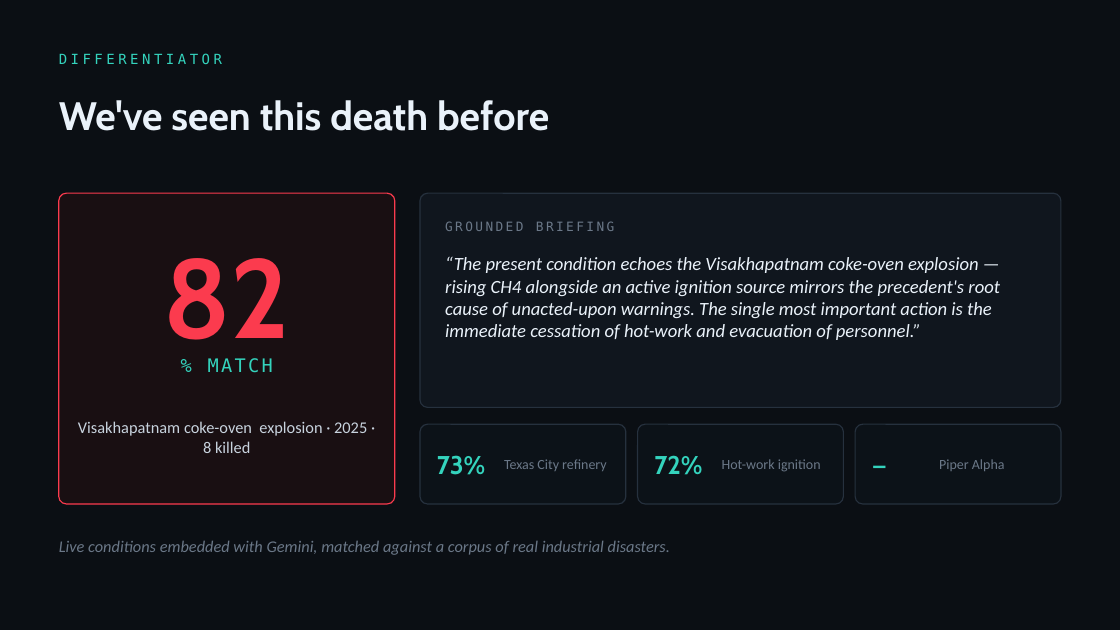
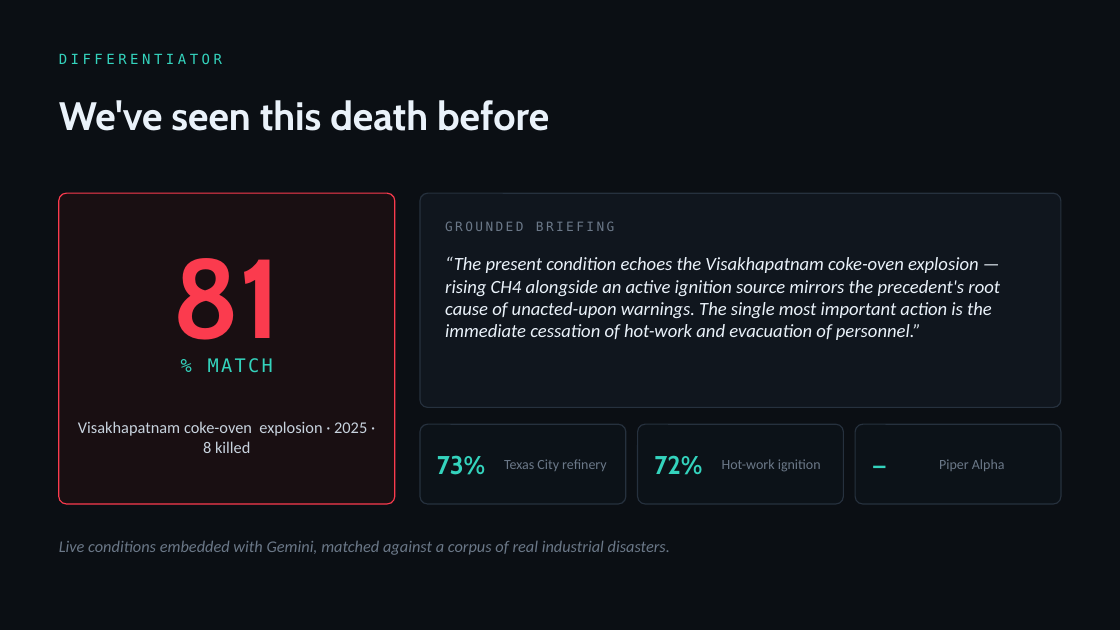
Before and after one commit to SaudSatopay/trinetra, a slide deck: slide 6 of docs/Trinetra_Deck.pptx. Drawn at 1120x630 pixels with LibreOffice and Linux fonts; fonts in the diff are those of the drawing. Boxes give left, top, right and bottom in pixels: in the first picture for what was removed or moved away, otherwise in the second. Text is boxed around its words. In the diff, an @@ line names an element or a change of style, - is before the commit and + after.

```diff
--- a/docs/Trinetra_Deck.pptx
+++ b/docs/Trinetra_Deck.pptx
@@ text at [172,258,281,363]: text changed @@
-82
+81
```
Also in this commit, not shown: 10 other files.
